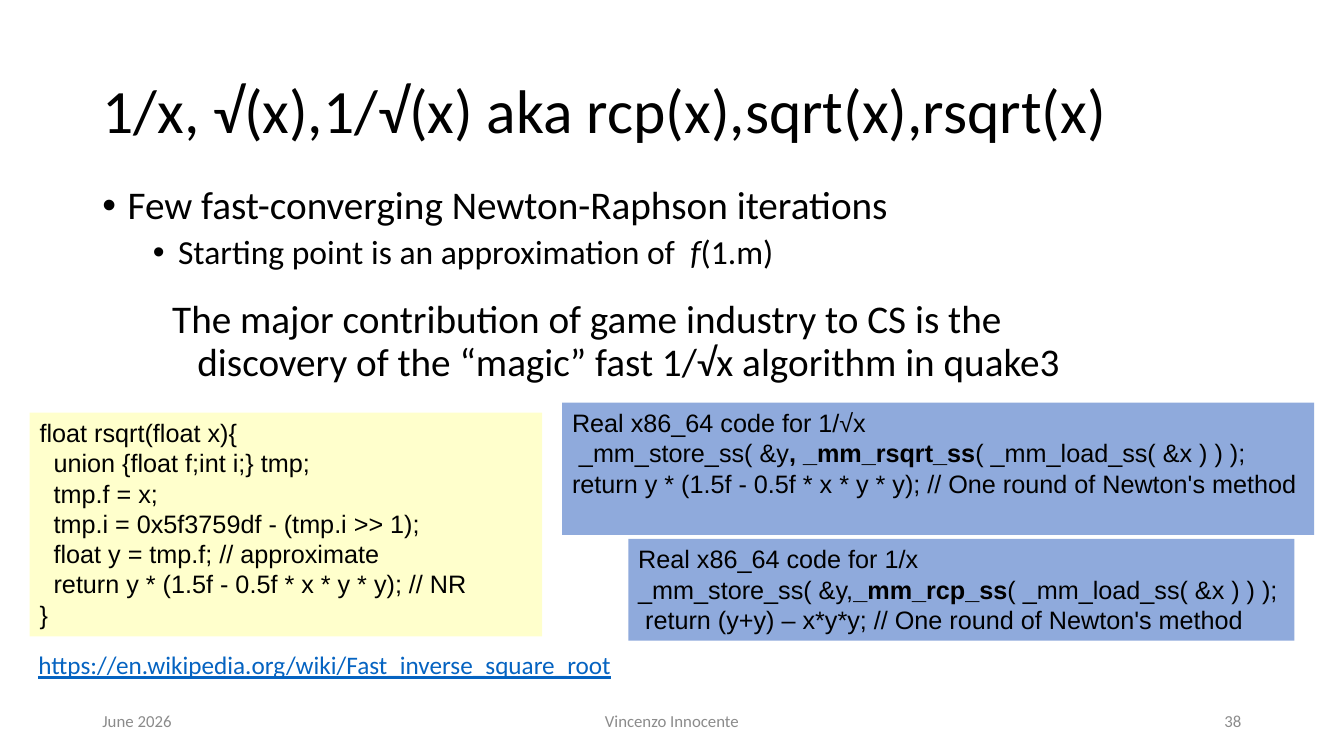
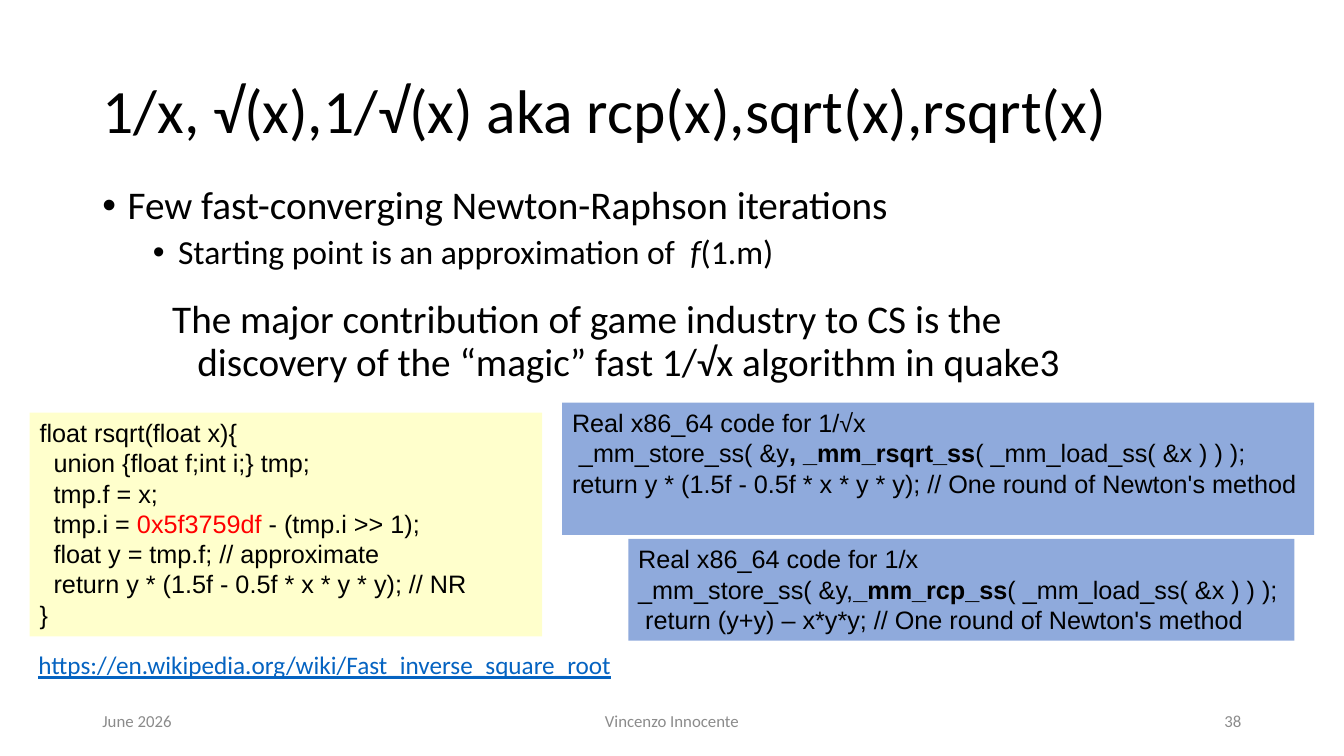
Before and after one commit to VinInn/FPCourse, a slide deck: slide 38 of Slides/FPforScientist.pptx. Drawn at 1344x756 pixels with LibreOffice and Linux fonts; fonts in the diff are those of the drawing. Boxes give left, top, right and bottom in pixels: in the first picture for what was removed or moved away, otherwise in the second. Text is boxed around its words. In the diff, an @@ line names an element or a change of style, - is before the commit and + after.

Commit message:
final version

```diff
--- a/Slides/FPforScientist.pptx
+++ b/Slides/FPforScientist.pptx
@@ text in rectangle at [54,514,419,539]: text colour #000000 to #FF0000 in "0x5f3759df" @@
```
